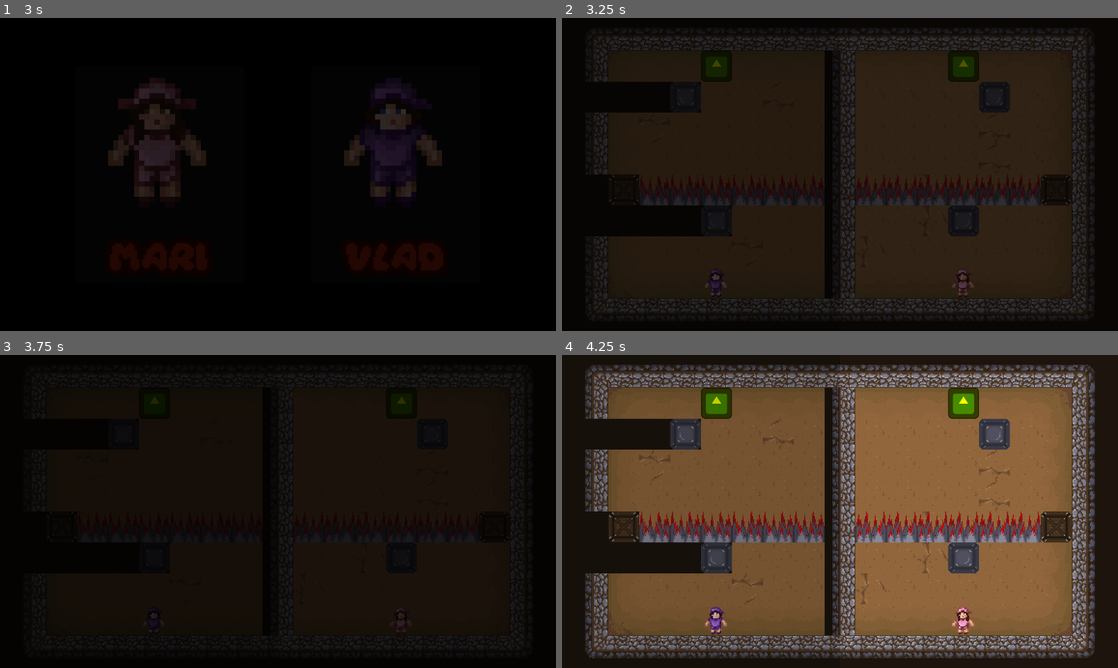
Above: before the commit, frames 1-4 (two rows, left to right).
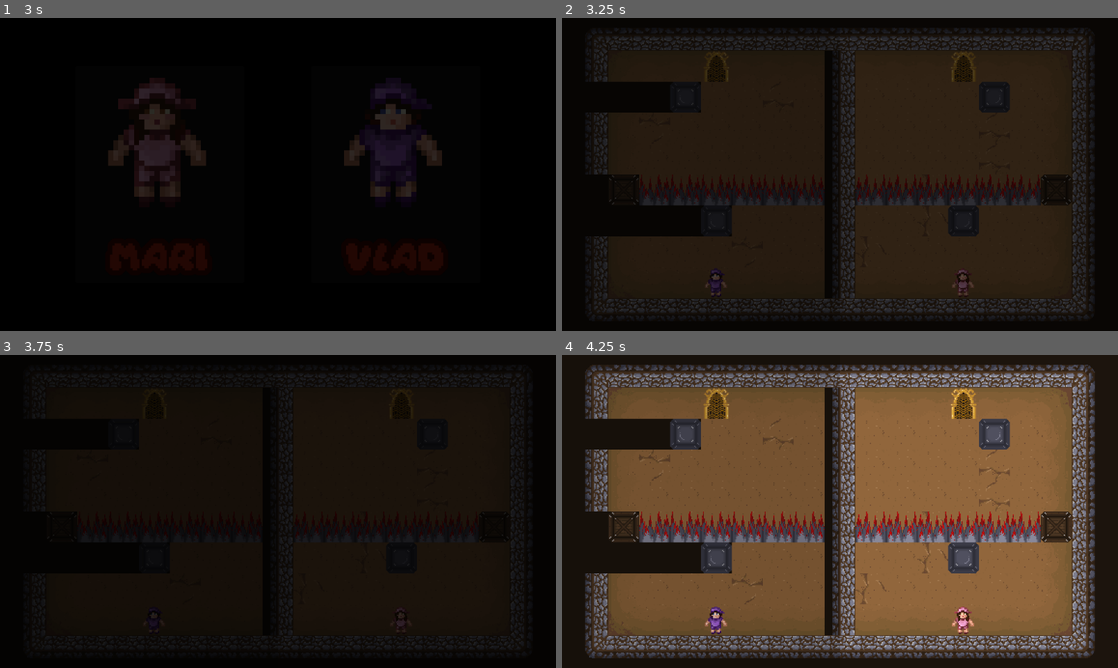
Above: after the commit, the same moments.

Repository: Vlad-935/Reflective-Trust
Game: Godot game, scene res://scenes/root.tscn
The game is run twice, just before and just after one commit, with the same random seed, the same clock (stepped at 60 frames per second) and the same inputs. The engine's default icon, where the game draws it, is replaced by a stand-in: a white triangle on a blue panel in a dark square.
Inputs (mouse positions are in pixels of both pictures, inside the frame that each line leads up to):
- Up to frame 1 (3 s): click "Play" at 0.5 s; click "Play" at 1.25 s; click "Mari" at 2 s; tap Enter (ui_accept) at 2.75 s; move the mouse to (400, 158) at 2.77 s; hold D (move right) from 2.78 s (still down); click (400, 158) at 2.92 s
- Up to frame 2 (3.25 s): keep holding D (move right); tap Enter (ui_accept) at 3.02 s
- Up to frame 3 (3.75 s): tap Enter (ui_accept) at 3.5 s; move the mouse to (166, 527) at 3.52 s; release D (move right) at 3.53 s; hold S (move down) from 3.53 s (still down)
- Up to frame 4 (4.25 s): keep holding S (move down); tap Enter (ui_accept) at 3.77 s

Frame 1 is identical in both runs. In frame 2, 0.7% of the frame differs, in the area x 25-75%, y 10-21%; in frame 3, 0.1%; in frame 4, 1.1%.

Commit message:
Added door sprite

Diff:
--- a/reflective-trust/scenes/objects/door.tscn
+++ b/reflective-trust/scenes/objects/door.tscn
@@ -1,7 +1,7 @@
 [gd_scene format=3 uid="uid://lr053qqunmyp"]
 
-[ext_resource type="Texture2D" uid="uid://7cbcocytpax0" path="res://icon.svg" id="1_hpvv5"]
 [ext_resource type="Script" uid="uid://b35dy3s8oygd1" path="res://scripts/door.gd" id="1_uvdjg"]
+[ext_resource type="Texture2D" uid="uid://ck84wi12sisoa" path="res://assests/sprites/Objects/Door.png" id="2_uw3m6"]
 
 [sub_resource type="RectangleShape2D" id="RectangleShape2D_ijygm"]
 size = Vector2(32, 32)
@@ -9,13 +9,11 @@
 [sub_resource type="RectangleShape2D" id="RectangleShape2D_hjf4h"]
 
 [node name="Door" type="StaticBody2D" unique_id=631447732]
-modulate = Color(0.9701493, 1, 0, 1)
 collision_layer = 48
 script = ExtResource("1_uvdjg")
 
 [node name="Sprite2D" type="Sprite2D" parent="." unique_id=566653010]
-scale = Vector2(0.25, 0.25)
-texture = ExtResource("1_hpvv5")
+texture = ExtResource("2_uw3m6")
 
 [node name="CollisionShape2D" type="CollisionShape2D" parent="." unique_id=556365274]
 modulate = Color(1, 1, 0, 1)
Binary file added: reflective-trust/assests/sprites/Objects/Door.png
Not shown, added: reflective-trust/assests/sprites/Objects/Door.png.import
